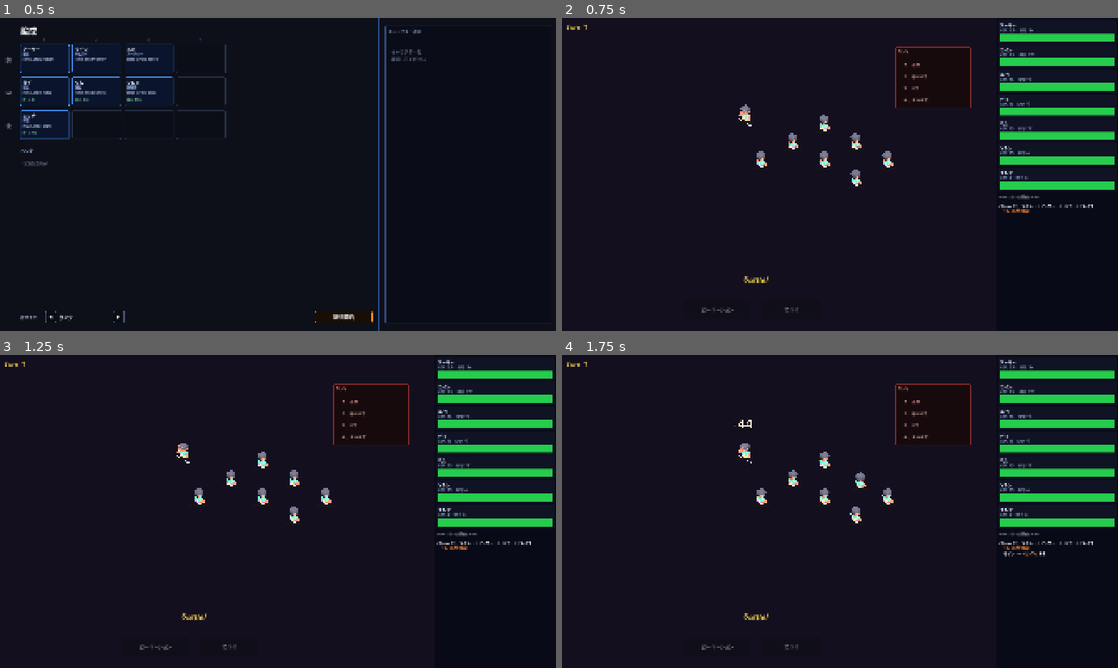
Above: before the commit, frames 1-4 (two rows, left to right).
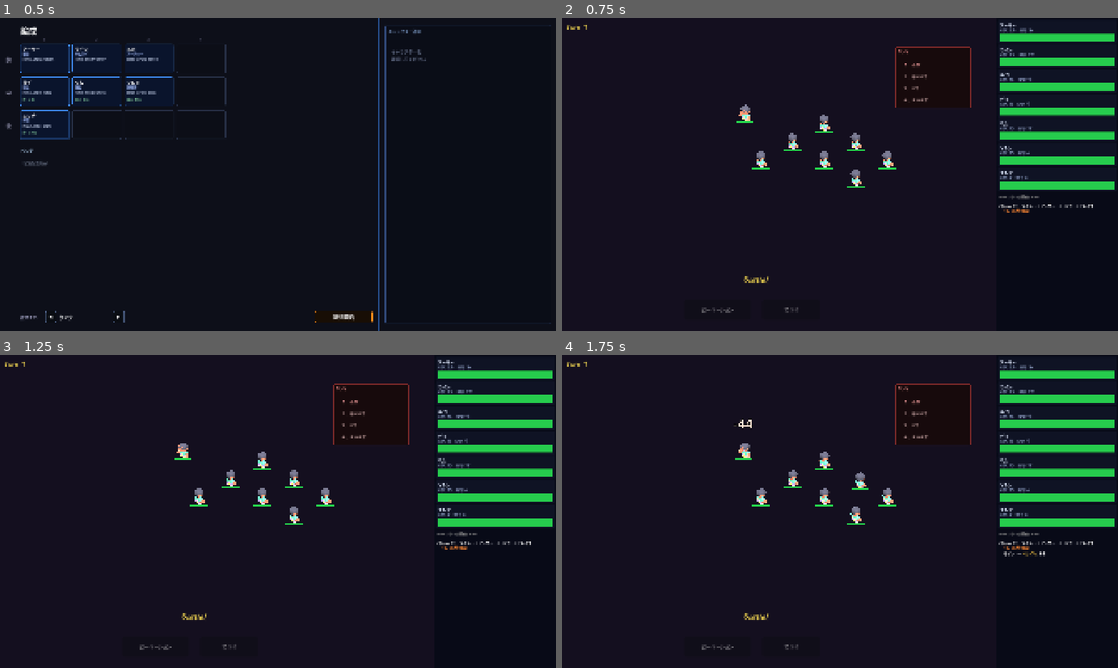
Above: after the commit, the same moments.

Repository: tamagoyaki42dev/tamagoyaki-game
Game: Godot game, scene res://scenes/formation.tscn
Same seed, same stepped clock (60 frames per second), same inputs: the game is played once before the commit and once after it.
Inputs (mouse positions are in pixels of both pictures, inside the frame that each line leads up to):
- Up to frame 1 (0.5 s): no input
- Up to frame 2 (0.75 s): click "遠征開始" at 0.5 s
- Up to frame 3 (1.25 s): no input
- Up to frame 4 (1.75 s): tap Enter at 1.25 s; move the mouse to (962, 495) at 1.27 s; hold Shift from 1.28 s (still down); click (962, 495) at 1.42 s

Frame 1 is identical in both runs. In frame 2, 0.2% of the frame differs, in the area x 31-61%, y 32-55%; in frame 3, 0.2%; in frame 4, 0.2%.

Commit message:
HPバー色変化（緑→黄→赤）と3DシェーダーのCompatibility対応修正
Co-Authored-By: Claude Sonnet 4.6 <noreply@anthropic.com>

Diff:
--- a/scripts/battle/battle_scene.gd
+++ b/scripts/battle/battle_scene.gd
@@ -2,6 +2,12 @@
 extends Node
 
 const CHAR_PATH := "res://assets/characters/kenney/character-male-a.glb"
+
+const HP_YELLOW_THRESHOLD := 0.5
+const HP_RED_THRESHOLD    := 0.25
+const HP_COLOR_GREEN  := Color(0.15, 0.80, 0.30, 1.0)
+const HP_COLOR_YELLOW := Color(0.90, 0.78, 0.05, 1.0)
+const HP_COLOR_RED    := Color(0.85, 0.18, 0.10, 1.0)
 
 # カメラ
 @export var camera_target: Vector3     = Vector3(3.0, 0.0, 2.0)
@@ -54,13 +60,19 @@
 # billboardで常にカメラを向くため親ノードの回転に依存しない
 const _HP_BAR_CODE := """
 shader_type spatial;
-render_mode unshaded, cull_disabled, billboard, depth_draw_never;
+render_mode unshaded, cull_disabled, depth_test_disabled;
 uniform float health_pct : hint_range(0.0, 1.0) = 1.0;
 uniform vec4  bar_color  : source_color = vec4(0.15, 0.85, 0.3, 1.0);
+void vertex() {
+	mat4 mv = VIEW_MATRIX * MODEL_MATRIX;
+	mv[0] = vec4(length(MODEL_MATRIX[0].xyz), 0.0, 0.0, 0.0);
+	mv[1] = vec4(0.0, length(MODEL_MATRIX[1].xyz), 0.0, 0.0);
+	mv[2] = vec4(0.0, 0.0, length(MODEL_MATRIX[2].xyz), 0.0);
+	POSITION = PROJECTION_MATRIX * mv * vec4(VERTEX, 1.0);
+}
 void fragment() {
 	if (UV.x > health_pct) { discard; }
 	ALBEDO = bar_color.rgb;
-	ALPHA  = bar_color.a;
 }
 """
 
@@ -214,6 +226,14 @@
 		return
 	var pct := clampf(float(unit.hp) / float(unit.hp_max), 0.0, 1.0)
 	mat.set_shader_parameter("health_pct", pct)
+	mat.set_shader_parameter("bar_color", _get_hp_color(pct))
+
+func _get_hp_color(pct: float) -> Color:
+	if pct < HP_RED_THRESHOLD:
+		return HP_COLOR_RED
+	if pct < HP_YELLOW_THRESHOLD:
+		return HP_COLOR_YELLOW
+	return HP_COLOR_GREEN
 
 func _spawn_char(marker: Marker3D, y_rot: float) -> Node3D:
 	var res: PackedScene = load(CHAR_PATH)
--- a/scripts/ui/battle_ui.gd
+++ b/scripts/ui/battle_ui.gd
@@ -3,6 +3,12 @@
 
 const PANEL_W   := 420.0
 const LOG_SPLIT := 0.55
+
+const HP_YELLOW_THRESHOLD := 0.5
+const HP_RED_THRESHOLD    := 0.25
+const HP_COLOR_GREEN  := Color(0.15, 0.80, 0.30)
+const HP_COLOR_YELLOW := Color(0.90, 0.78, 0.05)
+const HP_COLOR_RED    := Color(0.85, 0.18, 0.10)
 
 var _font: Font = null
 var _manager: BattleManager = null
@@ -16,7 +22,8 @@
 var _stay_btn: Button
 var _action_panel: Control = null
 
-var _party_bars: Dictionary = {}  # BattleUnit → ProgressBar
+var _party_bars: Dictionary = {}   # BattleUnit → ProgressBar
+var _bar_fills: Dictionary = {}    # BattleUnit → StyleBoxFlat
 
 @export var countdown_seconds: float = 3.0
 var _countdown_time: float = -1.0
@@ -162,7 +169,7 @@
 		bar.value = float(unit.hp)
 		bar.show_percentage = false
 		var bar_fill := StyleBoxFlat.new()
-		bar_fill.bg_color = Color(0.15, 0.80, 0.30)
+		bar_fill.bg_color = HP_COLOR_GREEN
 		bar_fill.set_corner_radius_all(2)
 		bar.add_theme_stylebox_override("fill", bar_fill)
 		var bar_bg := StyleBoxFlat.new()
@@ -171,6 +178,7 @@
 		bar.add_theme_stylebox_override("background", bar_bg)
 		entry.add_child(bar)
 		_party_bars[unit] = bar
+		_bar_fills[unit] = bar_fill
 
 func _build_btn(text: String, pos: Vector2, sz: Vector2,
 		color: Color, cb: Callable) -> Button:
@@ -197,7 +205,18 @@
 func _update_hp(unit: BattleUnit) -> void:
 	if not _party_bars.has(unit):
 		return
-	(_party_bars[unit] as ProgressBar).value = float(unit.hp)
+	var bar := _party_bars[unit] as ProgressBar
+	bar.value = float(unit.hp)
+	var fill := _bar_fills.get(unit) as StyleBoxFlat
+	if fill:
+		fill.bg_color = _get_hp_color(clampf(float(unit.hp) / float(unit.hp_max), 0.0, 1.0))
+
+func _get_hp_color(pct: float) -> Color:
+	if pct < HP_RED_THRESHOLD:
+		return HP_COLOR_RED
+	if pct < HP_YELLOW_THRESHOLD:
+		return HP_COLOR_YELLOW
+	return HP_COLOR_GREEN
 
 func _log_add(text: String) -> void:
 	_log.append_text(text + "\n")
Not shown, changed: devlog/2026-06-20.md
